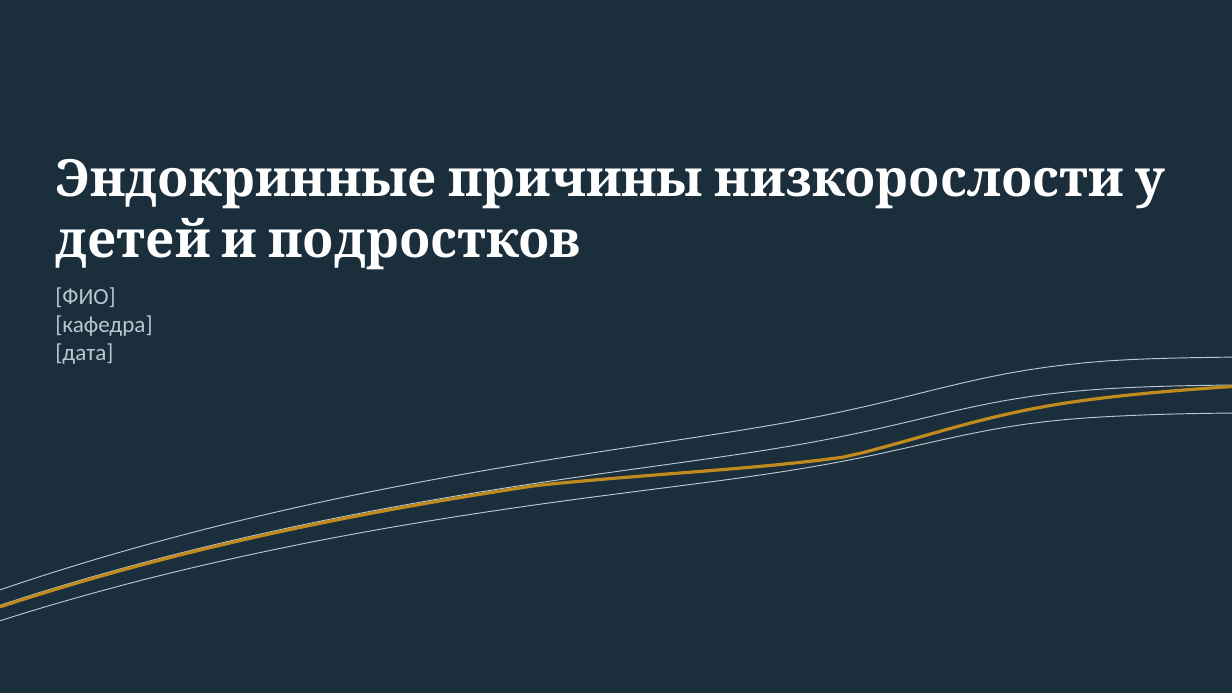
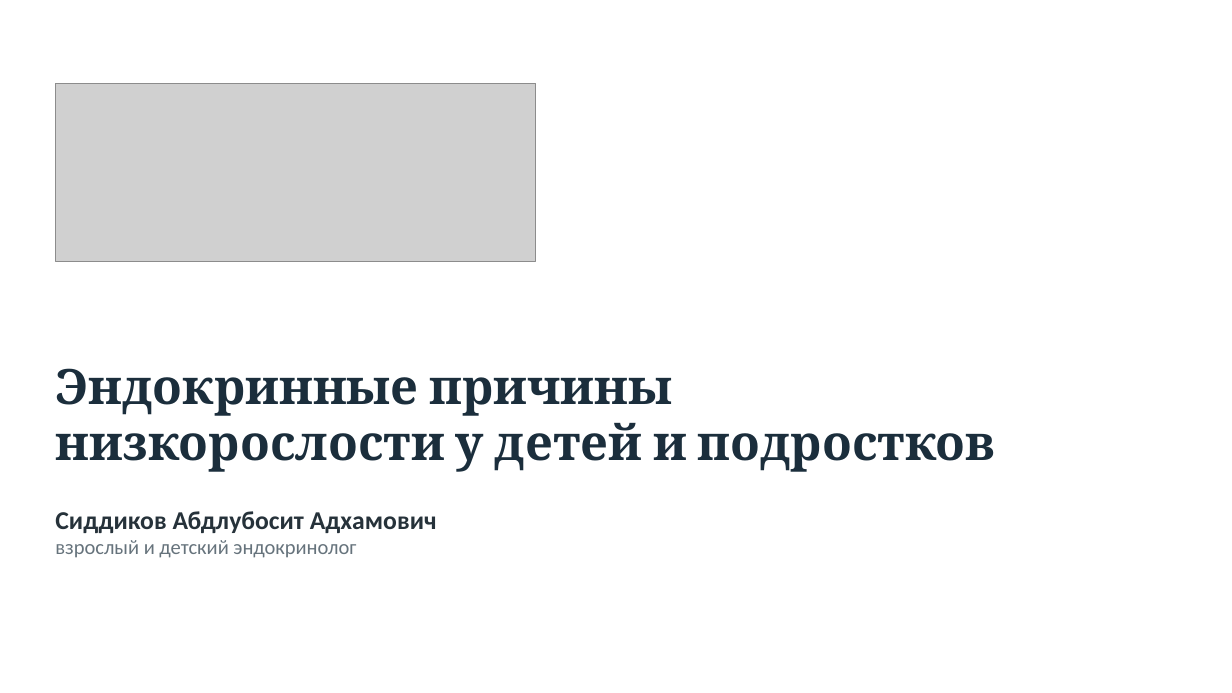
Before and after one commit to drabdulbosit1-eng/my-test-cloud, a slide deck: slide 1 of Endo_short_stature/Эндокринные причины низкорослости 2026.pptx. Drawn at 1232x693 pixels with LibreOffice and Linux fonts; fonts in the diff are those of the drawing; grey boxes stand for pictures. Boxes give left, top, right and bottom in pixels: in the first picture for what was removed or moved away, otherwise in the second. Text is boxed around its words. In the diff, an @@ line names an element or a change of style, - is before the commit and + after.

```diff
--- a/Endo_short_stature/Эндокринные причины низкорослости 2026.pptx
+++ b/Endo_short_stature/Эндокринные причины низкорослости 2026.pptx
@@ background #1B2E3C to #FFFFFF @@
@@ picture added at [55, 83, 536, 262] @@
@@ text removed at [55, 287, 152, 364] @@
-[ФИО]
-[кафедра]
-[дата]
@@ text "Эндокринные причины низкорослости у детей ...": place and size @@
-text "Эндокринные причины низкорослости у детей ..." at [55, 159, 1165, 270]
+text "Эндокринные причины низкорослости у детей ..." at [55, 368, 996, 472]
@@ text "Эндокринные причины низкорослости у детей ..." at [55, 368, 996, 472]: size 40 to 38 pt, text colour #FFFFFF to #1B2E3C; line spacing 1 to 0.95 @@
@@ freeform shape removed at [0, 357, 1232, 590] @@
@@ freeform shape removed at [0, 385, 1232, 605] @@
@@ freeform shape removed at [0, 386, 1232, 607] @@
@@ freeform shape removed at [0, 413, 1232, 621] @@
@@ text added at [55, 511, 437, 558], 16 pt, text #66737C @@
+Сиддиков Абдлубосит Адхамович
+взрослый и детский эндокринолог
```
Also in this commit, not shown: 36 other slides changed, 6 slides added, 6 slides removed, 11 other files.
